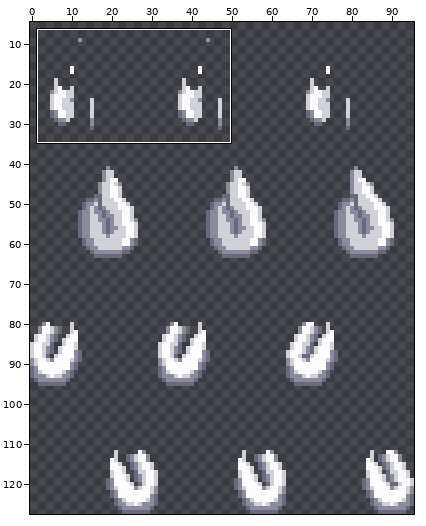
Sprite sheet: Resources/Textures/_CD/Mobs/Customization/snaketails.rsi/tail_snakedual_primary_wagging.png. The picture above shows the old version from afar; the outline marks the close-up.
Close-up. Old version:
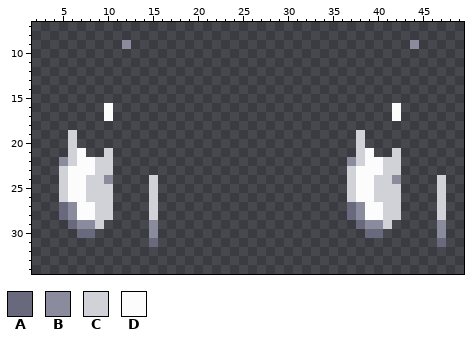
The file is 96x128 pixels. Shown: x 2..49, y 7..34. The wide view leaves out empty margins. The commit also changed other parts of the picture, which this record leaves out.
Palette (. is transparent): A #68697d  B #8a8b9d  C #d1d1d8  D #fcfcfd
Pixels before, first column x 5:
 9 .......B...............................B...
10 ...........................................
11 ...........................................
12 ...........................................
13 ...........................................
14 ...........................................
15 ...........................................
16 .....D...............................D.....
17 .....D...............................D.....
18 ...........................................
19 .C...............................C.........
20 .C...............................C.........
21 .CD..C...........................CD..C.....
22 BCDDCC..........................BCDDCC.....
23 CDDDCC..........................CDDDCC.....
24 CDDCCB....C.....................CDDCCB....C
25 CDDCCC....C.....................CDDCCC....C
26 CDDCCC....C.....................CDDCCC....C
27 ABDDCC....C.....................ABDDCC....C
28 ABDDCC....C.....................ABDDCC....C
29 .ABBC.....B......................ABBC.....B
30 ..AA......B.......................AA......B
31 ..........A...............................A
New version:
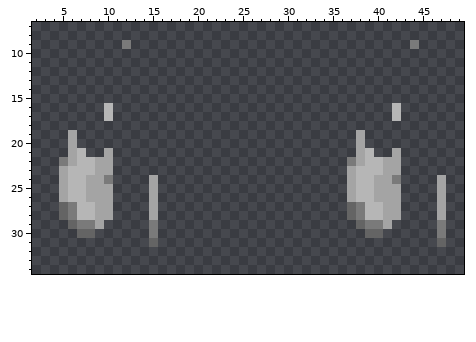
Diff:
colour A: #68697d -> #646464
colour B: #8a8b9d -> #7a7a7a
colour C: #d1d1d8 -> #a4a4a4
colour D: #fcfcfd -> #b6b6b6
Changed places in both close-ups, as pixel boxes (x1, y1, x2, y2):
changed: (122, 40, 131, 49)
changed: (410, 40, 419, 49)
changed: (59, 103, 113, 238)
changed: (347, 103, 401, 238)
changed: (149, 175, 158, 247)
changed: (437, 175, 446, 247)
